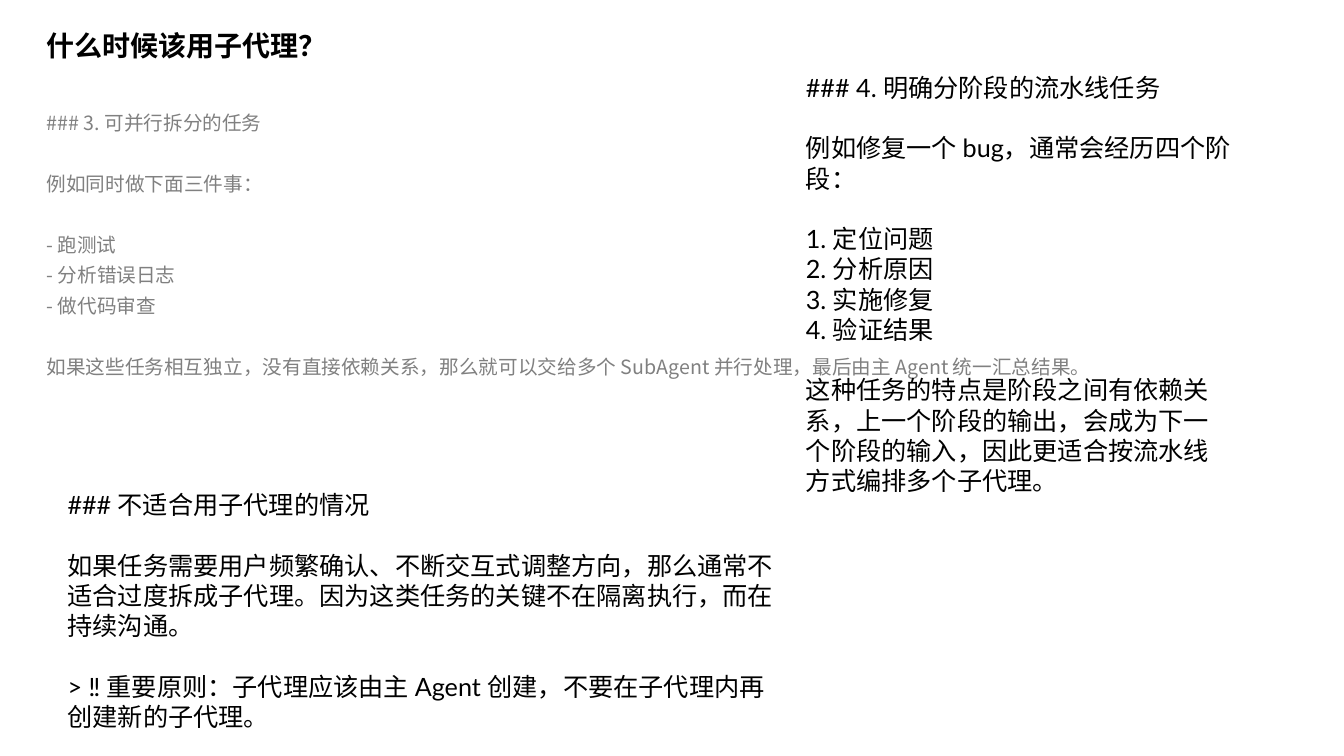
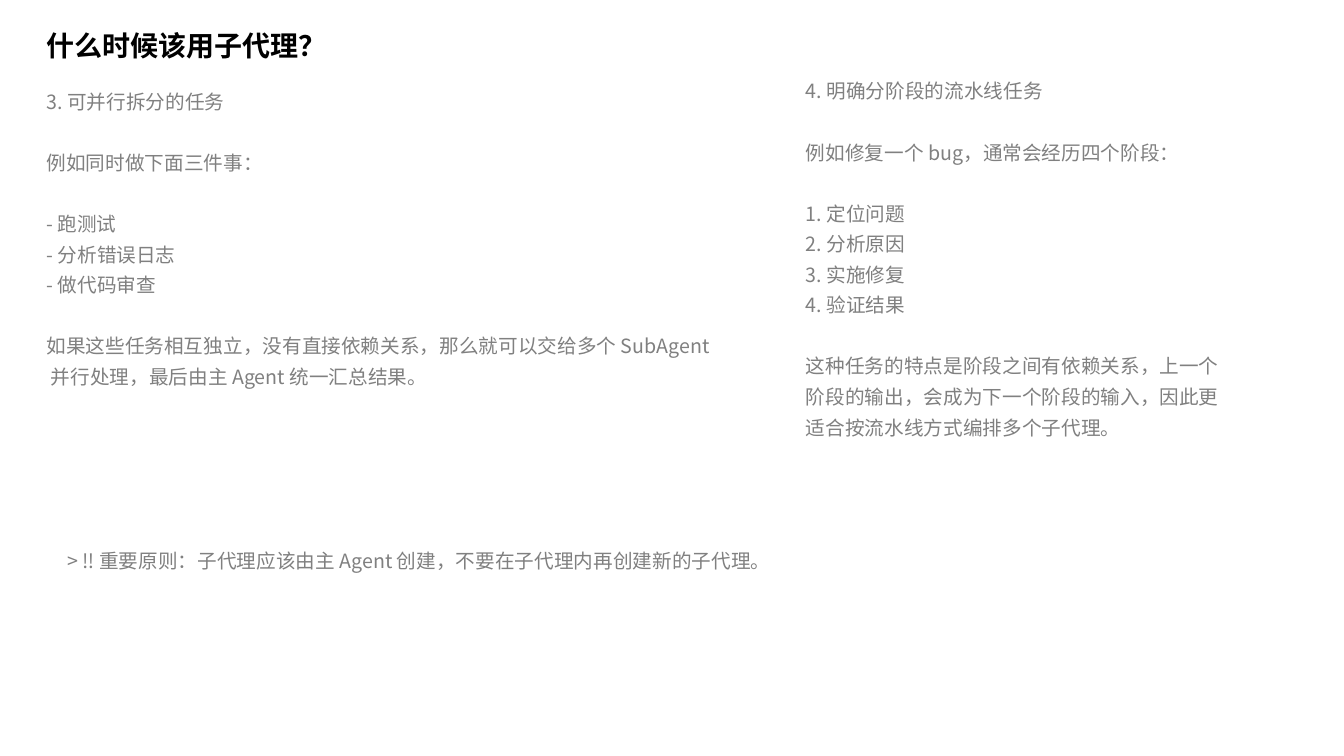
Before and after one commit to enson0131/vitePress-blob, a slide deck: slide 12 of docs/public/assets/ppt/Claude Code 中的 SubAgent.pptx. Drawn at 1344x756 pixels with LibreOffice and Linux fonts; fonts in the diff are those of the drawing. Boxes give left, top, right and bottom in pixels: in the first picture for what was removed or moved away, otherwise in the second. Text is boxed around its words. In the diff, an @@ line names an element or a change of style, - is before the commit and + after.

Commit message:
docs: 更新 SubAgent 文档，替换现有的 PPT 文件以反映最新的团队创建示意图和相关内容，提升文档的可视化效果

```diff
--- a/docs/public/assets/ppt/Claude Code 中的 SubAgent.pptx
+++ b/docs/public/assets/ppt/Claude Code 中的 SubAgent.pptx
@@ text "3. 可并行拆分的任务": place and size @@
-text "3. 可并行拆分的任务" at [47, 113, 1090, 380]
+text "3. 可并行拆分的任务" at [47, 92, 710, 389]
@@ text at [806, 81, 1043, 100]: text changed; size 18 to 14 pt; font Lato to Noto Sans CJK SC; text colour #000000 to #808080 @@
-### 4. 明确分阶段的流水线任务
+4. 明确分阶段的流水线任务
@@ text at [47, 92, 224, 111]: text changed @@
-### 3. 可并行拆分的任务
+3. 可并行拆分的任务
@@ text at [806, 143, 1219, 437]: size 18 to 14 pt, font Lato to Noto Sans CJK SC, text colour #000000 to #808080 in "例如修复一个 bug，通常会经历四个阶段：", "1. 定位问题", "2. 分析原因", "3. 实施修复" and 2 more places; line spacing 1 to 1.3 @@
@@ text at [47, 336, 710, 389]: text changed @@
-如果这些任务相互独立，没有直接依赖关系，那么就可以交给多个 SubAgent 并行处理，最后由主 Agent 统一汇总结果。
+如果这些任务相互独立，没有直接依赖关系，那么就可以交给多个 SubAgent
+并行处理，最后由主 Agent 统一汇总结果。
@@ text at [68, 492, 774, 637]: paragraphs removed @@
-### 不适合用子代理的情况
-如果任务需要用户频繁确认、不断交互式调整方向，那么通常不适合过度拆成子代理。因为这类任务的关键不在隔离执行，而在持续沟通。
@@ text "> ‼️ 重要原则：子代理应该由主 Agent 创建，不要在子代理内再创建新的子代理。": place and size @@
-text "> ‼️ 重要原则：子代理应该由主 Agent 创建，不要在子代理内再创建新的子代理。" at [68, 492, 774, 700]
+text "> ‼️ 重要原则：子代理应该由主 Agent 创建，不要在子代理内再创建新的子代理。" at [99, 551, 770, 573]
@@ text "> ‼️ 重要原则：子代理应该由主 Agent 创建，不要在子代理内再创建新的子代理。" at [99, 551, 770, 573]: size 18 to 14 pt, font Lato to Noto Sans CJK SC, text colour #000000 to #808080; line spacing 1 to 1.3 @@
```
Also in this commit, not shown: 11 other slides changed, 1 other file.
